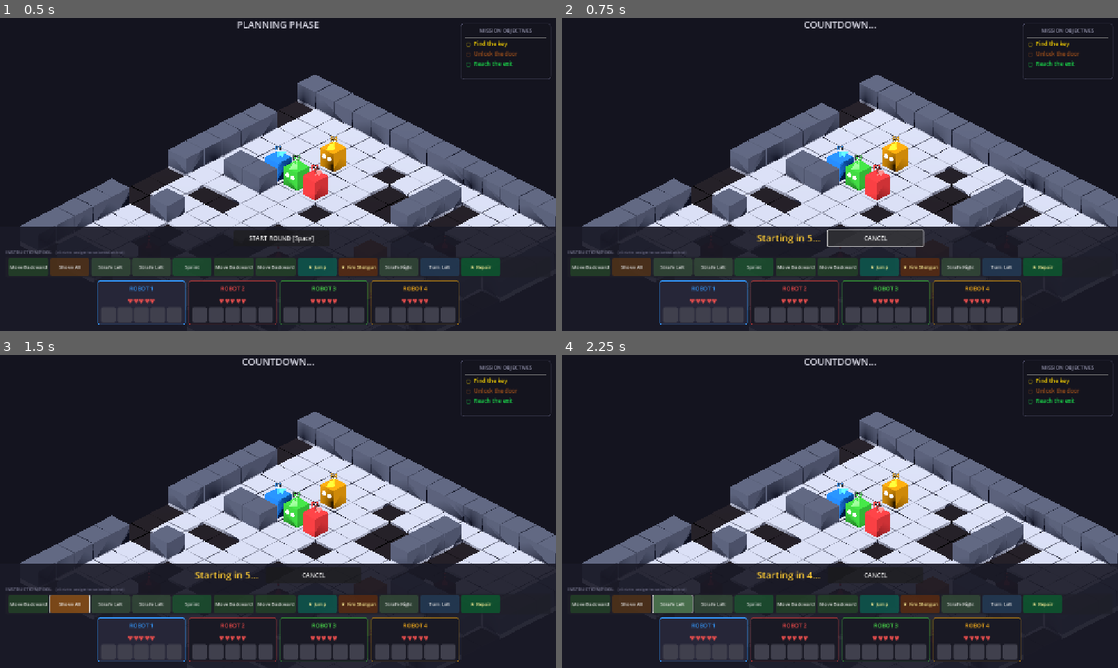
Above: before the commit, frames 1-4 (two rows, left to right).
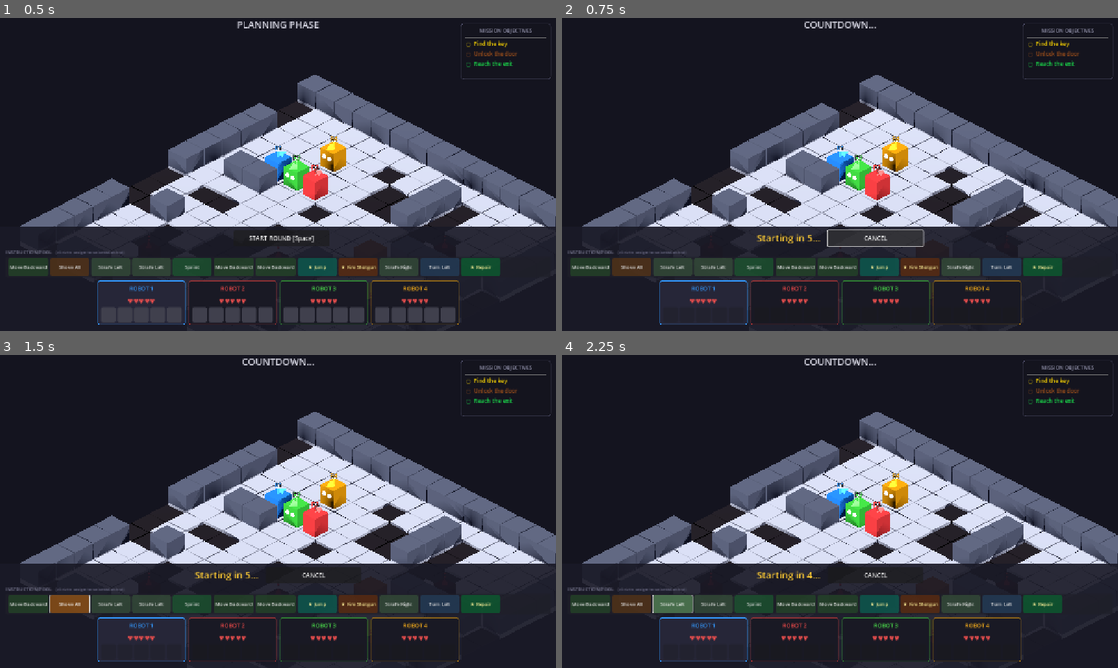
Above: after the commit, the same moments.

Repository: afaucher/goto
Game: Godot game, scene res://scenes/main.tscn
The game is run twice, just before and just after one commit, with the same random seed, the same clock (stepped at 60 frames per second) and the same inputs.
Inputs:
- Up to frame 1 (0.5 s): no input
- Up to frame 2 (0.75 s): click "START ROUND [Space]" at 0.5 s
- Up to frame 3 (1.5 s): click "Shove All" at 1.25 s
- Up to frame 4 (2.25 s): click "Strafe Left" at 2 s

Frame 1 is identical in both runs. In frame 2, 2.5% of the frame differs, in the area x 18-82%, y 92-98%; in frame 3, 2.5%; in frame 4, 2.5%.

Commit message:
Live HUD updates during execution, dead robot handling
- Instruction buffer updates in HUD in real-time as instructions execute
- Dead robots: panels greyed out with 'DESTROYED' text, all slots locked
- HP hearts update live during execution
- Buffer slots disabled (no click-back) during non-PLANNING states
- Connected turn_step_complete signal for live refresh

Diff:
--- a/scripts/hud.gd
+++ b/scripts/hud.gd
@@ -12,6 +12,7 @@
 var _instruction_pool_container: HBoxContainer
 var _robot_panels: Array[VBoxContainer] = []
 var _robot_buffer_slots: Array[Array] = []  # [robot_idx][slot_idx] = Button
+var _robot_hp_labels: Array[Label] = []  # HP heart indicators per robot
 var _countdown_label: Label
 var _state_label: Label
 var _start_button: Button
@@ -305,6 +306,7 @@
 	hp_label.add_theme_color_override("font_color", Color(0.9, 0.3, 0.3))
 	hp_label.horizontal_alignment = HORIZONTAL_ALIGNMENT_CENTER
 	inner_vbox.add_child(hp_label)
+	_robot_hp_labels.append(hp_label)
 
 	# Instruction buffer slots
 	var slots_container := HBoxContainer.new()
@@ -340,6 +342,7 @@
 	_game_manager.instruction_pool_updated.connect(_on_pool_updated)
 	_game_manager.turn_order_updated.connect(_on_turn_order_updated)
 	_game_manager.turn_engine.turn_started.connect(_on_turn_step)
+	_game_manager.turn_engine.turn_step_complete.connect(_on_turn_step_complete)
 	# Initial refresh — pool was generated before signals connected
 	_refresh_all_slots()
 	_rebuild_pool_buttons()
@@ -469,18 +472,50 @@
 		_turn_squares[i].add_theme_stylebox_override("panel", style)
 
 
+func _on_turn_step_complete(_step_index: int) -> void:
+	# Refresh buffer slots live during execution
+	_refresh_all_slots()
+
+
 func _refresh_all_slots() -> void:
+	var is_planning: bool = _game_manager.current_state == GameManager.GameState.PLANNING
 	for robot_id: int in range(4):
 		if robot_id >= _game_manager.robots.size():
 			continue
 		var robot: Robot = _game_manager.robots[robot_id]
+		var is_dead: bool = not robot.is_alive
+
+		# Update HP hearts
+		if robot_id < _robot_hp_labels.size():
+			if is_dead:
+				_robot_hp_labels[robot_id].text = "DESTROYED"
+				_robot_hp_labels[robot_id].add_theme_color_override("font_color", Color(0.4, 0.4, 0.4))
+			else:
+				var hearts: String = ""
+				for _h: int in range(robot.hp):
+					hearts += "♥"
+				for _h: int in range(Robot.MAX_HP - robot.hp):
+					hearts += "♡"
+				_robot_hp_labels[robot_id].text = hearts
+				_robot_hp_labels[robot_id].add_theme_color_override("font_color", Color(0.9, 0.3, 0.3))
 		for slot_idx: int in range(Robot.MAX_HP):
 			if robot_id >= _robot_buffer_slots.size():
 				continue
 			if slot_idx >= _robot_buffer_slots[robot_id].size():
 				continue
 			var btn: Button = _robot_buffer_slots[robot_id][slot_idx]
-			if slot_idx >= robot.hp:
+			if is_dead:
+				# Dead robot: grey out everything
+				btn.text = "X" if slot_idx == 0 else ""
+				btn.disabled = true
+				var style := StyleBoxFlat.new()
+				style.bg_color = Color(0.15, 0.15, 0.15)
+				style.corner_radius_top_left = 4
+				style.corner_radius_top_right = 4
+				style.corner_radius_bottom_left = 4
+				style.corner_radius_bottom_right = 4
+				btn.add_theme_stylebox_override("normal", style)
+			elif slot_idx >= robot.hp:
 				# Slot destroyed by damage
 				btn.text = "X"
 				btn.disabled = true
@@ -499,7 +534,8 @@
 					display_name = display_name.substr(0, 5)
 				btn.text = display_name
 				btn.tooltip_text = instr.instruction_name + "\n" + instr.description
-				btn.disabled = false
+				# Disable click-back during execution
+				btn.disabled = not is_planning
 				var style := StyleBoxFlat.new()
 				style.bg_color = instr.icon_color * 0.5
 				style.corner_radius_top_left = 4
@@ -510,7 +546,7 @@
 			else:
 				btn.text = ""
 				btn.tooltip_text = "Empty slot — click an instruction to fill"
-				btn.disabled = false
+				btn.disabled = not is_planning
 				var style := StyleBoxFlat.new()
 				style.bg_color = SLOT_EMPTY
 				style.corner_radius_top_left = 4
